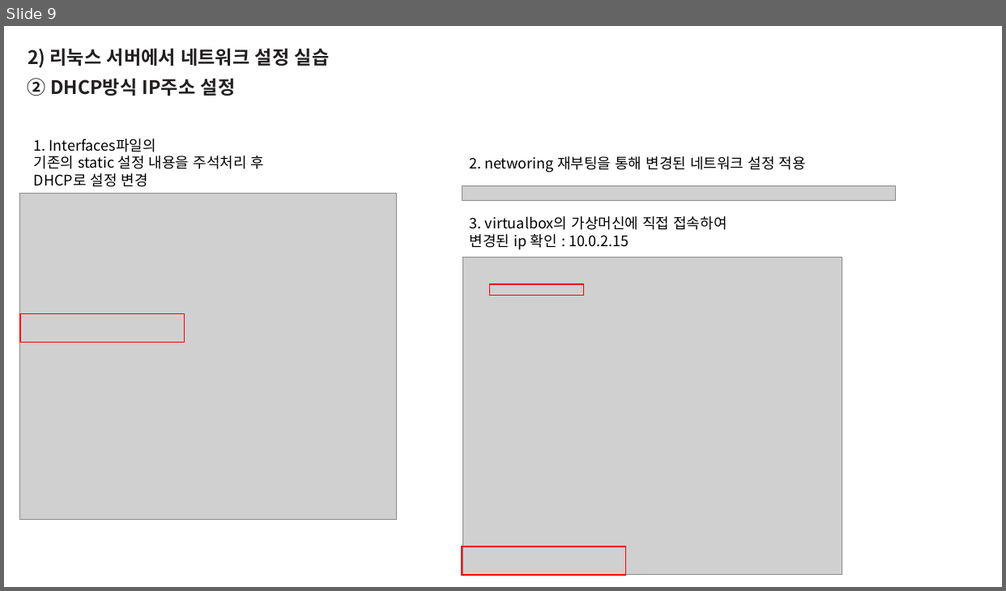
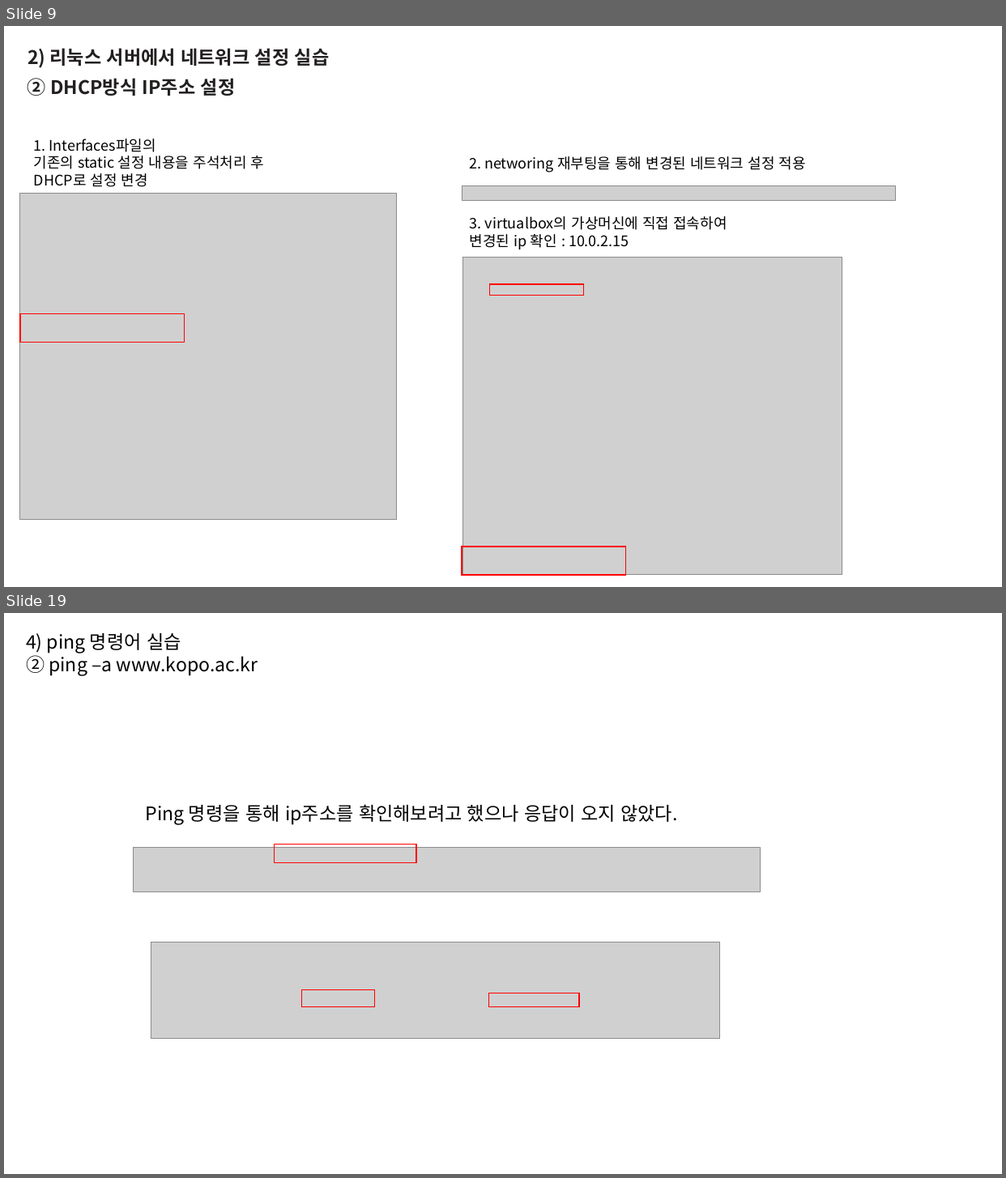
Before and after one commit to blueduckgraymouse/KOPO_SoftwareCoding, a slide deck: 리눅스 프로그래밍 수업/7강/35_임현덕_20220411.pptx. Shown one above the other, each under a label of ours: slide 9 before the commit, slides 9 and 19 after it; the slides between them are not shown. The pictures are 1006x591 and 1006x1178 pixels, drawn with LibreOffice and Linux fonts; fonts in the diff are those of the drawing; grey boxes stand for pictures. Boxes give left, top, right and bottom in pixels: in the first picture for what was removed or moved away, otherwise in the second. Text is boxed around its words. In the diff, an @@ line names an element or a change of style, - is before the commit and + after.

```diff
--- a/리눅스 프로그래밍 수업/7강/35_임현덕_20220411.pptx
+++ b/리눅스 프로그래밍 수업/7강/35_임현덕_20220411.pptx
@@ slide 19 added at (x1=4, y1=613, x2=1002, y2=1174), background #FFFFFF @@
@@ text added at (x1=26, y1=633, x2=258, y2=675), 18 pt, text #000000 @@
+4) ping 명령어 실습
+② ping –a www.kopo.ac.kr
@@ text added at (x1=146, y1=804, x2=677, y2=825), 18 pt, text #000000 @@
+Ping 명령을 통해 ip주소를 확인해보려고 했으나 응답이 오지 않았다.
@@ picture added at (x1=134, y1=847, x2=761, y2=892) @@
@@ rectangle added at (x1=275, y1=845, x2=416, y2=863), outline #FF0000 1 pt @@
@@ picture added at (x1=151, y1=943, x2=720, y2=1039) @@
@@ rectangle added at (x1=301, y1=990, x2=374, y2=1007), outline #FF0000 1 pt @@
@@ rectangle added at (x1=489, y1=994, x2=580, y2=1007), outline #FF0000 1 pt @@
```
Also in this commit, not shown: 2 slides changed, 16 other slides added, 3 slides removed.
